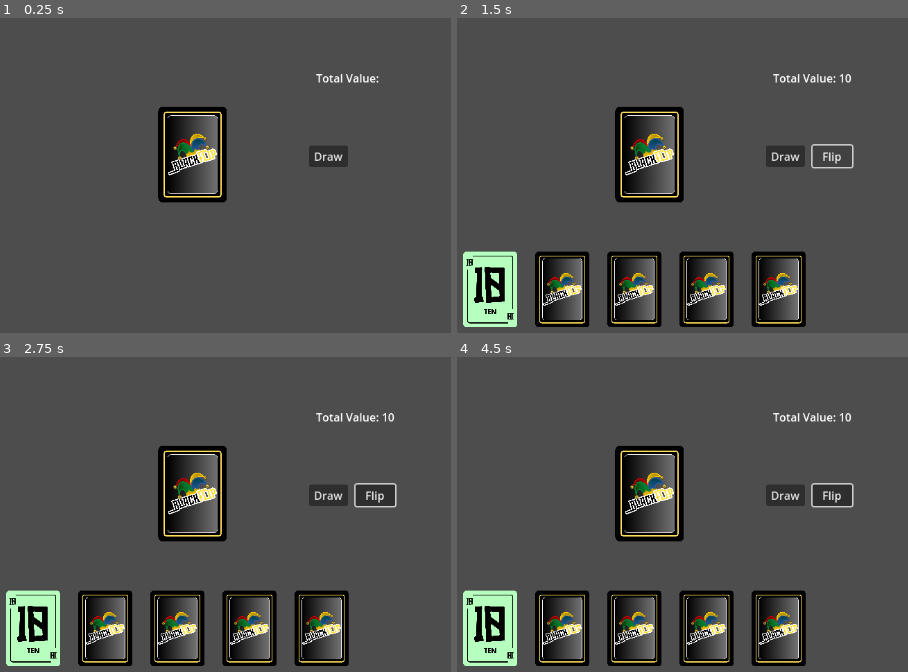
Above: before the commit, frames 1-4 (two rows, left to right).
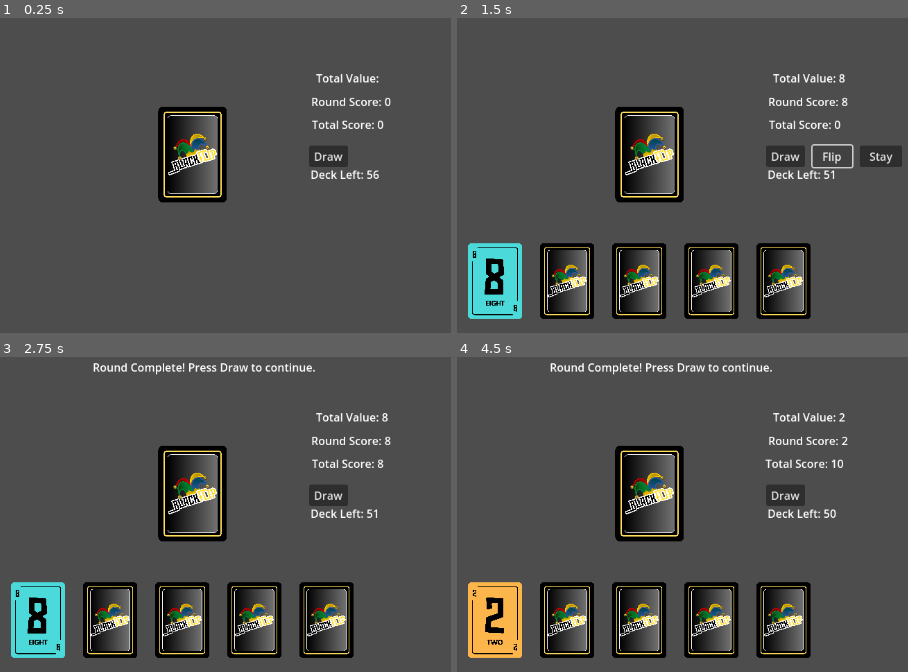
Above: after the commit, the same moments.

Repository: pau-snchz/BlackFlip
Game: Godot game, scene res://Scenes/Board.tscn
Same seed, same stepped clock (60 frames per second), same inputs: the game is played once before the commit and once after it.
Inputs (mouse positions are in pixels of both pictures, inside the frame that each line leads up to):
- Up to frame 1 (0.25 s): no input
- Up to frame 2 (1.5 s): click "Draw" at 0.5 s; click "Flip" at 1.25 s
- Up to frame 3 (2.75 s): click (423, 495) at 2 s, where only the run after the commit has a clickable "Stay"
- Up to frame 4 (4.5 s): click "Draw" at 2.75 s; click "Flip" at 3.5 s; click (880, 495) at 4.25 s, where only the run after the commit has a clickable "Stay"

The runs differ from the first frame. In frame 1, 0.7% of the frame differs, in the area x 68-87%, y 25-52%; in frame 2, 14%; in frame 3, 15%; in frame 4, 15%, in the area x 1-89%, y 1-99%.

Commit message:
feat(board): added flip 7 logic
- added round-based logic
- added stay button to keep score
- added bust logic
- fixed draw cards logic

Diff:
--- a/Scenes/Board.gd
+++ b/Scenes/Board.gd
@@ -3,11 +3,15 @@
 @onready var hand_container = $HandContainer
 @onready var draw_button = $DrawButton
 @onready var flip_button = $FlipButton
+@onready var stay_button = $StayButton
 @onready var total_value_label = $TotalValueLabel
+@onready var round_score_label = $RoundScoreLabel
+@onready var total_score_label = $TotalScoreLabel
+@onready var deck_count_label = $DeckCountLabel
+@onready var status_label = $StatusLabel
 
 var card_scene = preload("res://Scenes/Card.tscn")
-var BACK_IMAGE = preload("res://Assets/Back.png")
-
+var back_image = preload("res://Assets/Back.png")
 var card_deck_data = [
 	{"value": 0, "texture": preload("res://Assets/Card 0.png"), "count": 1},
 	{"value": 1, "texture": preload("res://Assets/Card 1.png"), "count": 1},
@@ -26,9 +30,21 @@
 var hand_cards = []
 var flip_index = 0
 var total_flipped_value = 0
+var total_score = 0
+var flipped_values = []
 
 func _ready():
 	flip_button.visible = false
+	stay_button.visible = false
+	status_label.text = ""
+	round_score_label.text = "Round Score: 0"
+	total_score_label.text = "Total Score: 0"
+	deck = build_deck()
+	deck.shuffle()
+	update_deck_label()
+
+func update_deck_label():
+	deck_count_label.text = "Deck Left: %d" % deck.size()
 
 func build_deck():
 	var new_deck = []
@@ -38,20 +54,33 @@
 	return new_deck
 
 func _on_draw_pressed():
+	# Return unflipped cards to deck
+	for card in hand_cards:
+		if not card.is_flipped:
+			deck.append({
+				"value": card.card_value,
+				"texture": card.front_texture,
+				"count": 1
+			})
+	deck.shuffle()
+
 	# Clear old hand
 	for child in hand_container.get_children():
 		child.queue_free()
 	hand_cards.clear()
 	flip_index = 0
 	total_flipped_value = 0
+	flipped_values.clear()
 	flip_button.visible = false
 
 	# Reset UI label
 	total_value_label.text = "Total Value: 0"
 
-	# Build and shuffle deck
-	deck = build_deck()
-	deck.shuffle()
+	# Check if deck is empty — rebuild if needed
+	if deck.is_empty():
+		deck = build_deck()
+		deck.shuffle()
+		print("Deck was empty. Rebuilding full deck...")
 
 	# Draw 5 cards
 	var draw_count = min(5, deck.size())
@@ -59,23 +88,53 @@
 		var card_info = deck.pop_back()
 		var card = card_scene.instantiate()
 		card.front_texture = card_info["texture"]
-		card.back_texture = BACK_IMAGE
+		card.back_texture = back_image
 		card.card_value = card_info["value"]
 		hand_container.add_child(card)
 		hand_cards.append(card)
 
 	if draw_count > 0:
 		flip_button.visible = true
+		stay_button.visible = true
+
+	update_deck_label()
+
 
 func _on_flip_pressed():
 	if flip_index < hand_cards.size():
 		var card = hand_cards[flip_index]
 		card.flip()
-		total_flipped_value += card.card_value
-		flip_index += 1
-		print("Total flipped value:", total_flipped_value)
 
-		# Update label text
-		total_value_label.text = "Total Value: %d" % total_flipped_value
+		# Check for bust (duplicate value)
+		if card.card_value in flipped_values:
+			status_label.text = "💥 You Busted!"
+			total_flipped_value = 0
+			flip_button.visible = false
+			stay_button.visible = false
+			flip_index = hand_cards.size()  # Stop further flipping
+			round_score_label.text = "Round Score: 0"
+		else:
+			flipped_values.append(card.card_value)
+			total_flipped_value += card.card_value
+			round_score_label.text = "Round Score: %d" % total_flipped_value
+			total_value_label.text = "Total Value: %d" % total_flipped_value
+			flip_index += 1
+
+		update_deck_label()
+
+		if flip_index == hand_cards.size():
+			flip_button.visible = false
+			stay_button.visible = false
 	else:
 		flip_button.visible = false
+		stay_button.visible = false
+
+func _on_stay_pressed():
+	total_score += total_flipped_value
+	total_score_label.text = "Total Score: %d" % total_score
+	status_label.text = "Round Complete! Press Draw to continue."
+	flip_button.visible = false
+	stay_button.visible = false
+
+	if total_score >= 200:
+		status_label.text = "🎉 You Won!"
--- a/Scenes/Board.tscn
+++ b/Scenes/Board.tscn
@@ -29,12 +29,20 @@
 offset_bottom = 345.0
 text = "Flip"
 
+[node name="StayButton" type="Button" parent="."]
+layout_mode = 0
+offset_left = 859.0
+offset_top = 314.0
+offset_right = 920.0
+offset_bottom = 345.0
+text = "Stay"
+
 [node name="HandContainer" type="HBoxContainer" parent="."]
 layout_mode = 0
-offset_left = 287.0
-offset_top = 467.0
-offset_right = 825.0
-offset_bottom = 595.0
+offset_left = 294.0
+offset_top = 455.0
+offset_right = 832.0
+offset_bottom = 601.0
 
 [node name="TotalValueLabel" type="Label" parent="."]
 layout_mode = 0
@@ -44,6 +52,43 @@
 offset_bottom = 239.0
 text = "Total Value:"
 
+[node name="RoundScoreLabel" type="Label" parent="."]
+layout_mode = 0
+offset_left = 697.0
+offset_top = 238.0
+offset_right = 872.0
+offset_bottom = 264.0
+text = "Round Score:"
+horizontal_alignment = 1
+vertical_alignment = 1
+
+[node name="TotalScoreLabel" type="Label" parent="."]
+layout_mode = 0
+offset_left = 652.0
+offset_top = 265.0
+offset_right = 908.0
+offset_bottom = 303.0
+text = "Total Score:"
+horizontal_alignment = 1
+vertical_alignment = 1
+
+[node name="StatusLabel" type="Label" parent="."]
+layout_mode = 0
+offset_left = 412.0
+offset_top = 88.0
+offset_right = 712.0
+offset_bottom = 201.0
+horizontal_alignment = 1
+vertical_alignment = 1
+
+[node name="DeckCountLabel" type="Label" parent="."]
+layout_mode = 0
+offset_left = 726.0
+offset_top = 344.0
+offset_right = 946.0
+offset_bottom = 449.0
+
 [connection signal="ready" from="." to="." method="_ready"]
 [connection signal="pressed" from="DrawButton" to="." method="_on_draw_pressed"]
 [connection signal="pressed" from="FlipButton" to="." method="_on_flip_pressed"]
+[connection signal="pressed" from="StayButton" to="." method="_on_stay_pressed"]
